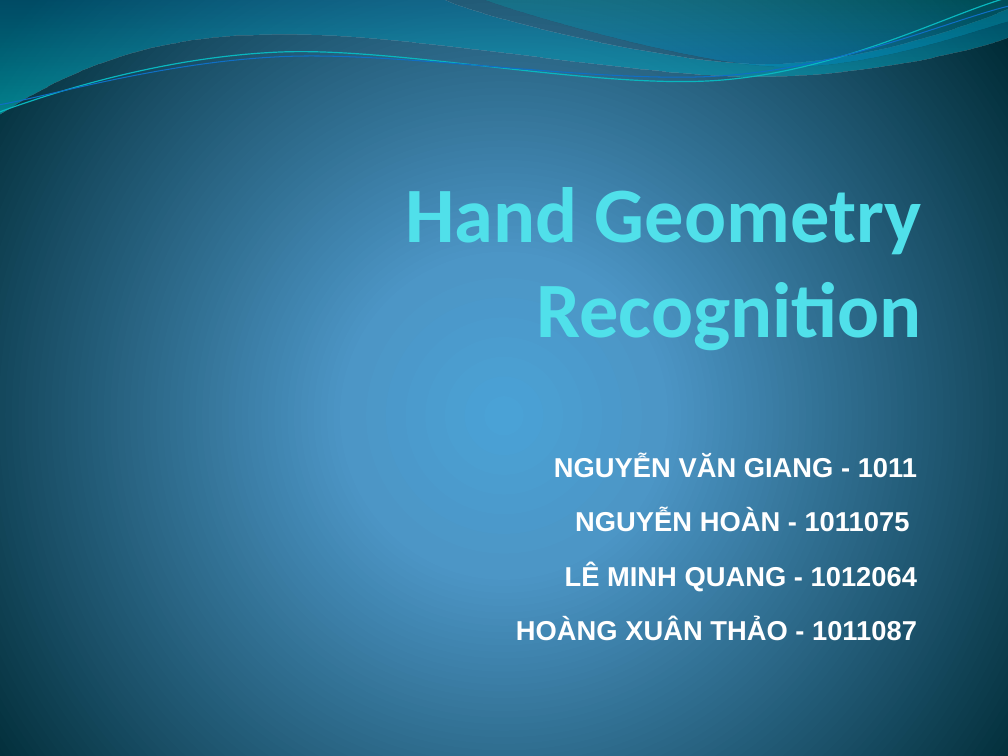
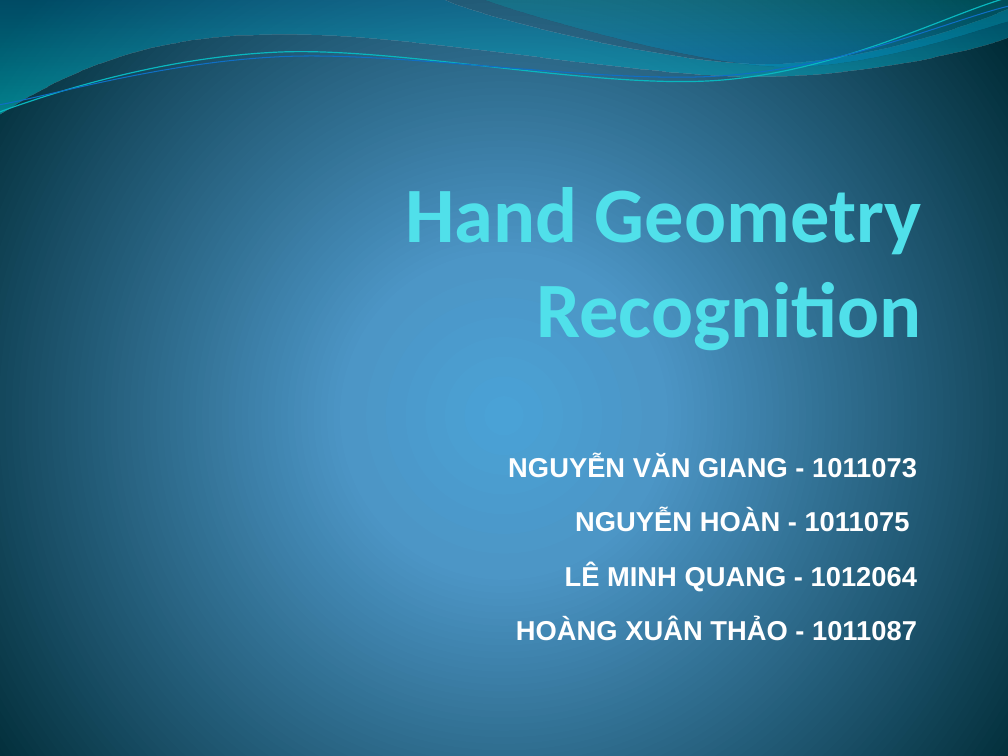
Before and after one commit to trianindiaputra/handgeometry, a slide deck: slide 1 of Documentation/presentation.pptx. Drawn at 1008x756 pixels with LibreOffice and Linux fonts; fonts in the diff are those of the drawing. Boxes give left, top, right and bottom in pixels: in the first picture for what was removed or moved away, otherwise in the second. Text is boxed around its words. In the diff, an @@ line names an element or a change of style, - is before the commit and + after.

```diff
--- a/Documentation/presentation.pptx
+++ b/Documentation/presentation.pptx
@@ subtitle at (x1=508, y1=455, x2=917, y2=478): text changed @@
-NGUYỄN VĂN GIANG - 1011
+NGUYỄN VĂN GIANG - 1011073
```
Also in this commit, not shown: 2 other slides changed, 3 slides added.
